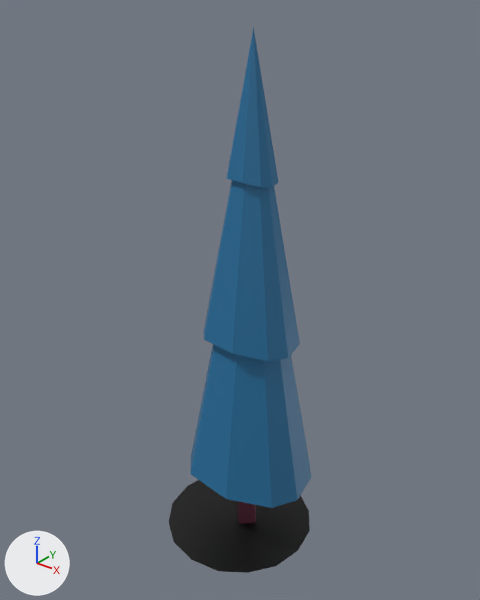
The FBX model Projekt Unity/TowerDefense/Assets/Modele/EpokaKamienia/FBX/Otoczenie/Drzewo4.fbx as it was, and as the next commit left it.
One viewpoint serves both versions: a 50 mm camera at (7.34, -9.56, 11.63) aimed at (-0.34, 0.05, 5.67). Arrows for +X, +Y and +Z are at lower left; the lights stay in place.
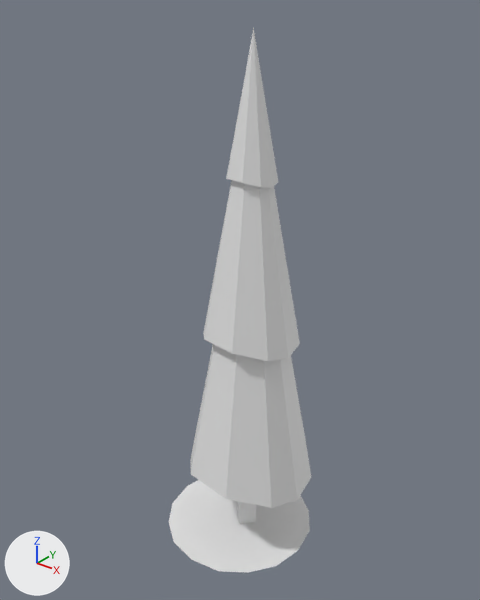
The newer file is also rescaled (x0.5), turned or shifted as a whole; pictures and numbers use the older file's frame.

Diff of the bpy script that builds the scene:
```diff
--- a/Projekt Unity/TowerDefense/Assets/Modele/EpokaKamienia/FBX/Otoczenie/Drzewo4.fbx.py
+++ b/Projekt Unity/TowerDefense/Assets/Modele/EpokaKamienia/FBX/Otoczenie/Drzewo4.fbx.py
@@ me_plane_007 @@
 me_plane_007.from_pydata(...)  # 60 vertices, 47 faces; spans x -1.93..1.45, y -1.79..1.59, z -0.3..10.88
 # used by ob_plane_004; location = (0.0, 0.0, 0.0)
+# me_plane_007 part 1: all 4 faces that had it switch from mat_cien (black #000000) to no material
+# me_plane_007 part 2: all 10 faces that had it switch from mat_trzon2 (brown #5f2b3c) to no material
+# me_plane_007 part 3: all 33 faces that had it switch from mat_liscie2 (blue #206d9a) to no material
```

Boxes [x1, y1, x2, y2] around the edits, measured in the pictures (480 x 600 px):
part 1 of me_plane_007, recoloured (black to white)
    both: [169, 480, 310, 573]
part 2 of me_plane_007, recoloured
    both: [237, 501, 256, 524]
part 3 of me_plane_007, recoloured (blue to grey)
    both: [191, 28, 311, 508]
